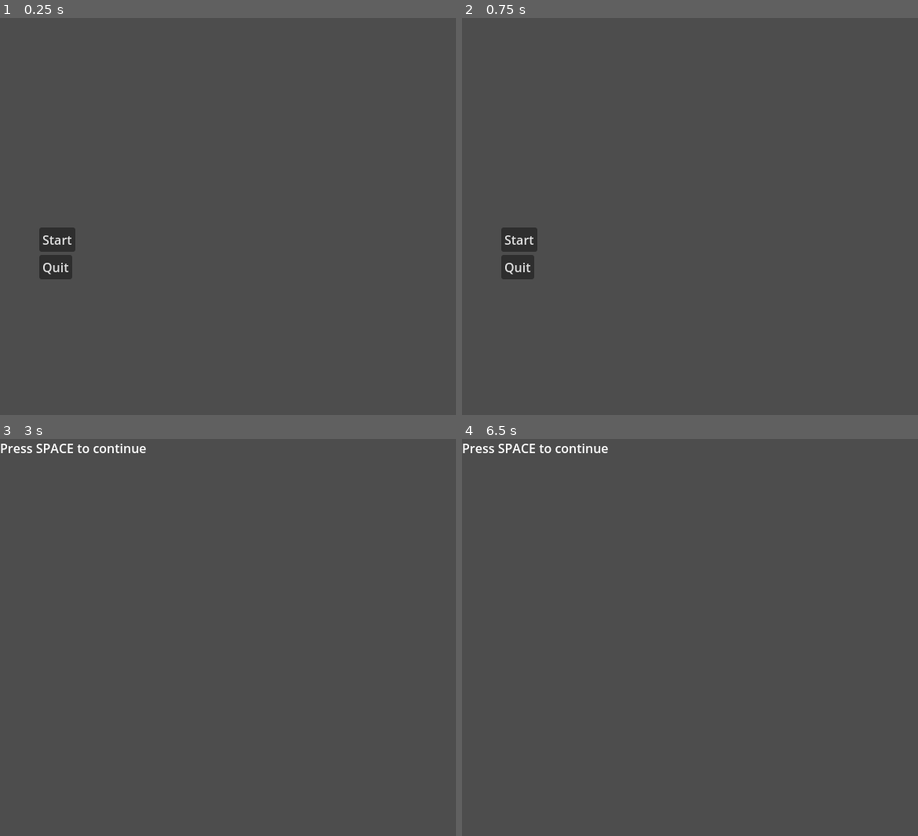
Above: before the commit, frames 1-4 (two rows, left to right).
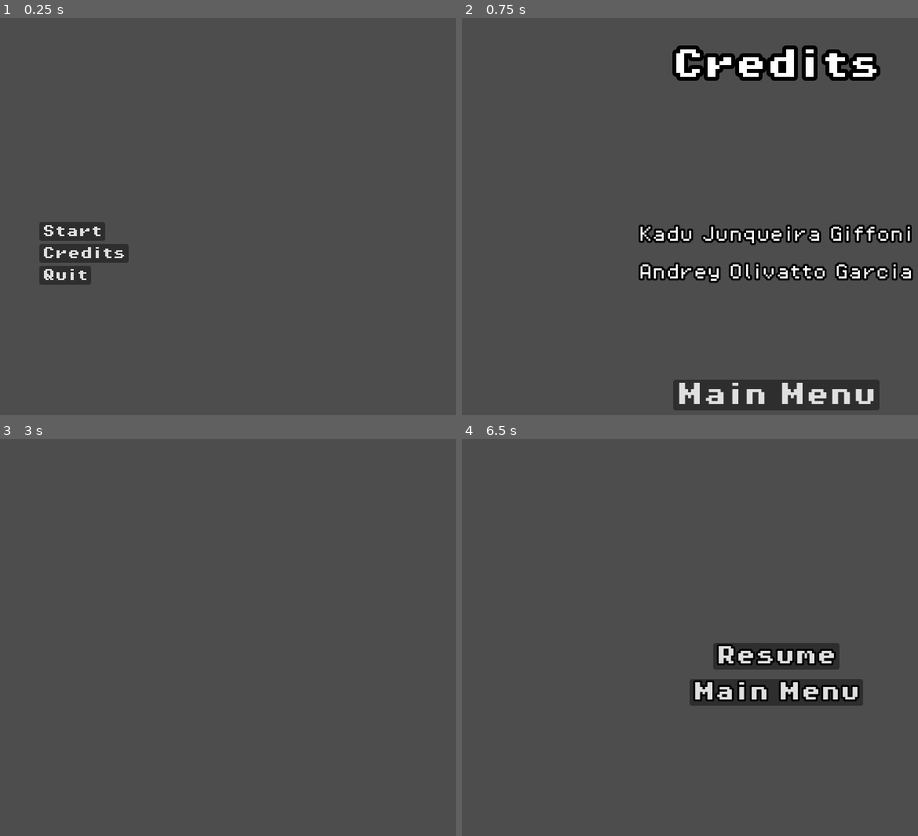
Above: after the commit, the same moments.

Repository: Kadu100C/KeyToClimb
Game: Godot game, scene res://Scenes/telainicial.tscn
The game is run twice, just before and just after one commit, with the same random seed, the same clock (stepped at 60 frames per second) and the same inputs.
Inputs (mouse positions are in pixels of both pictures, inside the frame that each line leads up to):
- Up to frame 1 (0.25 s): no input
- Up to frame 2 (0.75 s): click (544, 252) at 0.5 s, where only the run after the commit has a clickable "Credits"
- Up to frame 3 (3 s): click (314, 816) at 1.25 s, where only the run after the commit has a clickable "Main Menu"; click "Start" at 2 s; tap Space (ui_select) at 2.75 s; hold Space (ui_select) from 2.78 s (still down)
- Up to frame 4 (6.5 s): release Space (ui_select) at 3.53 s; tap Space (ui_select) at 3.6, 3.77, 4.07, 4.25, 5.1, 5.27, 5.57, 5.75 s; hold Space (ui_select) 4.28-5.03 s; hold Space (ui_select) from 5.78 s (still down); tap Escape (ui_cancel) at 6.4 s

The runs differ from the first frame. In frame 1, 1.7% of the frame differs, in the area x 8-29%, y 51-68%; in frame 2, 11%, in the area x 8-99%, y 6-99%; in frame 3, 0.3%; in frame 4, 4.7%.

Commit message:
KeyToClimb
adicionado: Menu, Créditos, Pause e resolução 4:3

Diff:
--- /dev/null
+++ b/key-to-climb/Scenes/credits.gd
@@ -0,0 +1,7 @@
+extends CanvasLayer
+
+
+
+
+func _on_main_menu_pressed() -> void:
+	get_tree().change_scene_to_file("res://Scenes/telainicial.tscn")
--- /dev/null
+++ b/key-to-climb/Scenes/credits.tscn
@@ -0,0 +1,68 @@
+[gd_scene load_steps=4 format=3 uid="uid://jf7odluvbfo2"]
+
+[ext_resource type="Script" uid="uid://pygr0u0sppy4" path="res://Scenes/credits.gd" id="1_ccovl"]
+[ext_resource type="FontFile" uid="uid://cmenxea4n7rr" path="res://fonts/PixelOperator8-Bold.ttf" id="1_gryuy"]
+[ext_resource type="FontFile" uid="uid://cew4qp4bliyk7" path="res://fonts/PixelOperator8.ttf" id="2_ccovl"]
+
+[node name="Credits" type="CanvasLayer"]
+script = ExtResource("1_ccovl")
+
+[node name="MarginContainer" type="MarginContainer" parent="."]
+anchors_preset = 5
+anchor_left = 0.5
+anchor_right = 0.5
+offset_left = -27.5
+offset_right = 27.5
+offset_bottom = 40.0
+grow_horizontal = 2
+theme_override_constants/margin_top = 40
+
+[node name="Label" type="Label" parent="MarginContainer"]
+layout_mode = 2
+theme_override_constants/outline_size = 20
+theme_override_fonts/font = ExtResource("1_gryuy")
+theme_override_font_sizes/font_size = 40
+text = "Credits"
+
+[node name="MarginContainer2" type="MarginContainer" parent="."]
+anchors_preset = 8
+anchor_left = 0.5
+anchor_top = 0.5
+anchor_right = 0.5
+anchor_bottom = 0.5
+offset_left = -175.5
+offset_top = -22.5
+offset_right = 175.5
+offset_bottom = 22.5
+grow_horizontal = 2
+grow_vertical = 2
+
+[node name="Label" type="Label" parent="MarginContainer2"]
+layout_mode = 2
+theme_override_constants/outline_size = 10
+theme_override_fonts/font = ExtResource("2_ccovl")
+theme_override_font_sizes/font_size = 20
+text = "Kadu Junqueira Giffoni
+
+Andrey Olivatto Garcia"
+
+[node name="MarginContainer3" type="MarginContainer" parent="."]
+anchors_preset = 7
+anchor_left = 0.5
+anchor_top = 1.0
+anchor_right = 0.5
+anchor_bottom = 1.0
+offset_left = -48.0
+offset_top = -40.0
+offset_right = 48.0
+grow_horizontal = 2
+grow_vertical = 0
+theme_override_constants/margin_bottom = 100
+
+[node name="Main Menu" type="Button" parent="MarginContainer3"]
+layout_mode = 2
+theme_override_fonts/font = ExtResource("1_gryuy")
+theme_override_font_sizes/font_size = 30
+text = "Main Menu"
+
+[connection signal="pressed" from="MarginContainer3/Main Menu" to="." method="_on_main_menu_pressed"]
--- /dev/null
+++ b/key-to-climb/Scenes/ficha_do_inimigo.gd
@@ -0,0 +1,16 @@
+extends Node2D
+
+
+# Called when the node enters the scene tree for the first time.
+func _ready() -> void:
+	pass # Replace with function body.
+
+
+# Called every frame. 'delta' is the elapsed time since the previous frame.
+func _process(delta: float) -> void:
+	pass
+
+
+func _unhandled_input(event):
+	if event.is_action_pressed("ui_select"):
+		get_tree().change_scene_to_file("res://Scenes/tower.tscn")
--- a/key-to-climb/Scenes/ficha_do_inimigo.tscn
+++ b/key-to-climb/Scenes/ficha_do_inimigo.tscn
@@ -1,9 +1,17 @@
-[gd_scene format=3 uid="uid://2i476bbo6oc8"]
+[gd_scene load_steps=3 format=3 uid="uid://2i476bbo6oc8"]
+
+[ext_resource type="PackedScene" uid="uid://bdgjs1incga61" path="res://Scenes/pause_menu.tscn" id="1_iawts"]
+[ext_resource type="Script" uid="uid://bhv1f6bu3hsda" path="res://Scenes/ficha_do_inimigo.gd" id="1_o55sw"]
 
 [node name="Ficha do Inimigo" type="Node2D"]
+script = ExtResource("1_o55sw")
 
 [node name="Label" type="Label" parent="."]
-offset_right = 40.0
+offset_right = 187.0
 offset_bottom = 23.0
-size_flags_horizontal = 4
+size_flags_horizontal = 8
+size_flags_vertical = 8
 text = "Press SPACE to continue"
+
+[node name="pause_menu" parent="." instance=ExtResource("1_iawts")]
+visible = false
--- /dev/null
+++ b/key-to-climb/Scenes/pause_menu.gd
@@ -0,0 +1,28 @@
+extends CanvasLayer
+
+@onready var resume: Button = $VBoxContainer/Resume
+@onready var main_menu: Button = $"VBoxContainer/Main Menu"
+
+# Called when the node enters the scene tree for the first time.
+func _ready() -> void:
+	visible = false
+
+
+# Called every frame. 'delta' is the elapsed time since the previous frame.
+func _process(delta: float) -> void:
+	pass
+
+func _unhandled_input(event):
+	if event.is_action_pressed("ui_cancel"):
+		visible = true
+		get_tree().paused = true
+
+
+func _on_resume_pressed() -> void:
+	get_tree().paused = false
+	visible = false
+
+
+func _on_main_menu_pressed() -> void:
+	get_tree().paused = false
+	get_tree().change_scene_to_file("res://Scenes/telainicial.tscn")
--- /dev/null
+++ b/key-to-climb/Scenes/pause_menu.tscn
@@ -0,0 +1,43 @@
+[gd_scene load_steps=3 format=3 uid="uid://bdgjs1incga61"]
+
+[ext_resource type="Script" uid="uid://2q8pbdotyn8n" path="res://Scenes/pause_menu.gd" id="1_k0w1u"]
+[ext_resource type="FontFile" uid="uid://cmenxea4n7rr" path="res://fonts/PixelOperator8-Bold.ttf" id="2_1och7"]
+
+[node name="pause_menu" type="CanvasLayer"]
+process_mode = 3
+script = ExtResource("1_k0w1u")
+
+[node name="VBoxContainer" type="VBoxContainer" parent="."]
+anchors_preset = 8
+anchor_left = 0.5
+anchor_top = 0.5
+anchor_right = 0.5
+anchor_bottom = 0.5
+offset_left = -48.0
+offset_top = -33.0
+offset_right = 48.0
+offset_bottom = 33.0
+grow_horizontal = 2
+grow_vertical = 2
+size_flags_horizontal = 4
+size_flags_vertical = 4
+theme_override_constants/separation = 12
+
+[node name="Resume" type="Button" parent="VBoxContainer"]
+layout_mode = 2
+size_flags_horizontal = 4
+theme_override_constants/outline_size = 10
+theme_override_fonts/font = ExtResource("2_1och7")
+theme_override_font_sizes/font_size = 25
+text = "Resume"
+
+[node name="Main Menu" type="Button" parent="VBoxContainer"]
+layout_mode = 2
+size_flags_horizontal = 4
+theme_override_constants/outline_size = 10
+theme_override_fonts/font = ExtResource("2_1och7")
+theme_override_font_sizes/font_size = 25
+text = "Main Menu"
+
+[connection signal="pressed" from="VBoxContainer/Resume" to="." method="_on_resume_pressed"]
+[connection signal="pressed" from="VBoxContainer/Main Menu" to="." method="_on_main_menu_pressed"]
--- a/key-to-climb/Scenes/telainicial.tscn
+++ b/key-to-climb/Scenes/telainicial.tscn
@@ -1,6 +1,7 @@
-[gd_scene load_steps=2 format=3 uid="uid://bkufj02xr26lp"]
+[gd_scene load_steps=3 format=3 uid="uid://bkufj02xr26lp"]
 
-[ext_resource type="Script" uid="uid://s1rsp73ujq8n" path="res://Scenes/telainicial.gd" id="1_3ty3v"]
+[ext_resource type="Script" uid="uid://s1rsp73ujq8n" path="res://Scripts/telainicial.gd" id="1_3ty3v"]
+[ext_resource type="FontFile" uid="uid://cmenxea4n7rr" path="res://fonts/PixelOperator8-Bold.ttf" id="2_y770b"]
 
 [node name="CanvasLayer" type="CanvasLayer"]
 script = ExtResource("1_3ty3v")
@@ -22,13 +23,21 @@
 layout_mode = 2
 size_flags_horizontal = 0
 size_flags_vertical = 4
+theme_override_fonts/font = ExtResource("2_y770b")
 text = "Start"
+
+[node name="Credits" type="Button" parent="MarginContainer/VBoxContainer"]
+layout_mode = 2
+theme_override_fonts/font = ExtResource("2_y770b")
+text = "Credits"
 
 [node name="Quit" type="Button" parent="MarginContainer/VBoxContainer"]
 layout_mode = 2
 size_flags_horizontal = 0
 size_flags_vertical = 4
+theme_override_fonts/font = ExtResource("2_y770b")
 text = "Quit"
 
 [connection signal="pressed" from="MarginContainer/VBoxContainer/Start" to="." method="_on_start_pressed"]
+[connection signal="pressed" from="MarginContainer/VBoxContainer/Credits" to="." method="_on_credits_pressed"]
 [connection signal="pressed" from="MarginContainer/VBoxContainer/Quit" to="." method="_on_quit_pressed"]
--- /dev/null
+++ b/key-to-climb/Scenes/tower.tscn
@@ -0,0 +1,8 @@
+[gd_scene load_steps=2 format=3 uid="uid://c2evoc2ygvkvu"]
+
+[ext_resource type="PackedScene" uid="uid://bdgjs1incga61" path="res://Scenes/pause_menu.tscn" id="1_ndpwd"]
+
+[node name="Tower" type="Node2D"]
+
+[node name="pause_menu" parent="." instance=ExtResource("1_ndpwd")]
+visible = false
--- a/key-to-climb/Scenes/telainicial.gd
+++ b/key-to-climb/Scripts/telainicial.gd
@@ -6,9 +6,9 @@
 	get_tree().change_scene_to_file("res://Scenes/ficha_do_inimigo.tscn")
 
 
+func _on_quit_pressed() -> void:
+	get_tree().quit()
 
 
-
-
-func _on_quit_pressed() -> void:
-	get_tree().quit()
+func _on_credits_pressed() -> void:
+	get_tree().change_scene_to_file("res://Scenes/credits.tscn")
--- a/key-to-climb/project.godot
+++ b/key-to-climb/project.godot
@@ -19,3 +19,7 @@
 
 window/size/viewport_width=800
 window/size/viewport_height=600
+
+[rendering]
+
+textures/canvas_textures/default_texture_filter=0
Not shown, added: key-to-climb/Scenes/credits.gd.uid
Not shown, added: key-to-climb/Scenes/ficha_do_inimigo.gd.uid
Not shown, added: key-to-climb/Scenes/pause_menu.gd.uid
Renamed: key-to-climb/Scenes/telainicial.gd.uid -> key-to-climb/Scripts/telainicial.gd.uid
